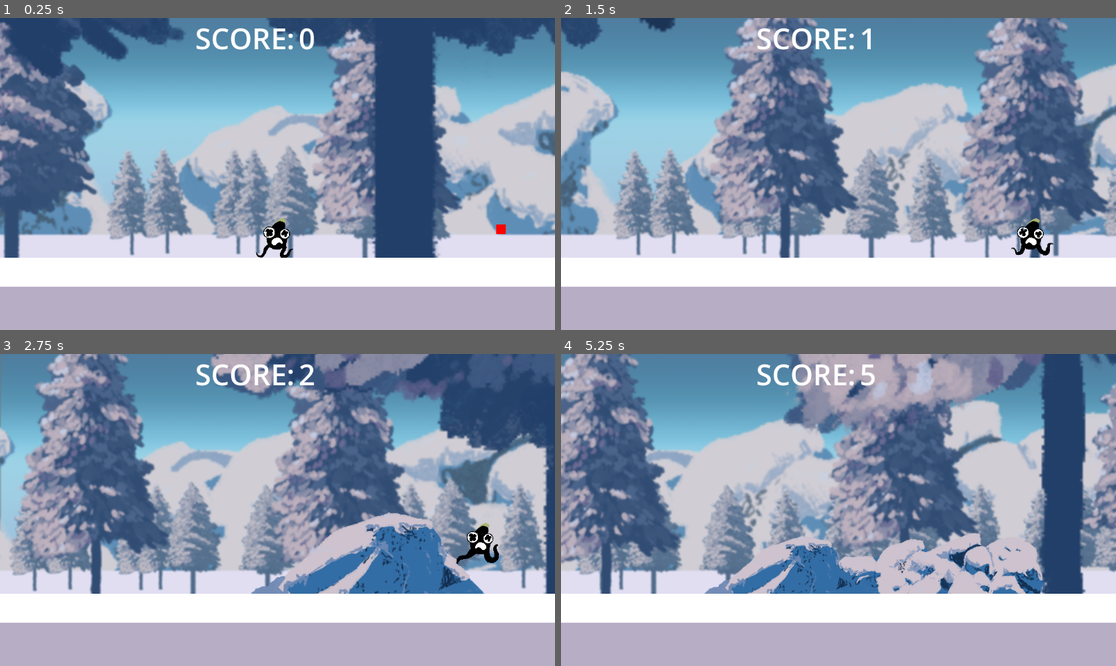
Above: before the commit, frames 1-4 (two rows, left to right).
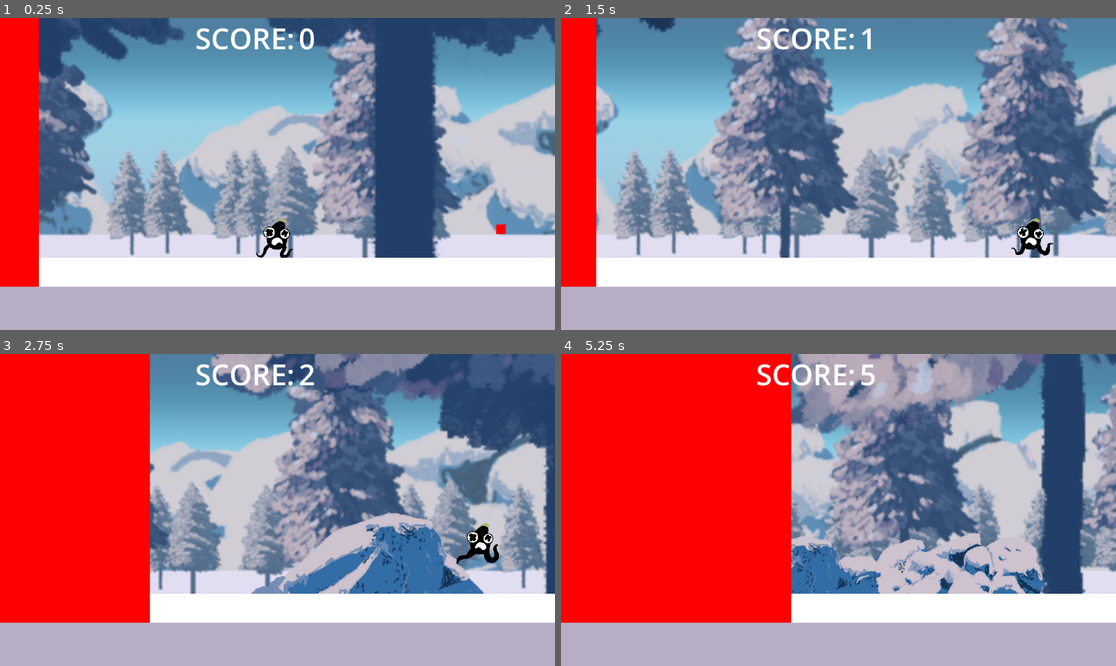
Above: after the commit, the same moments.

Repository: ThePressedGames/Hell-o-Borus
Game: Godot game, scene res://Scenes/PrototypeScenes/ProceduralGeneration/procedural_generation_test.tscn
The game is run twice, just before and just after one commit, with the same random seed, the same clock (stepped at 60 frames per second) and the same inputs.
Inputs:
- Up to frame 1 (0.25 s): no input
- Up to frame 2 (1.5 s): hold Right (move-right) from 0.53 s (still down); tap Space (jump) at 0.77 s
- Up to frame 3 (2.75 s): tap Space (jump) at 1.52 s; release Right (move-right) at 2.03 s; hold Left (move-left) from 2.03 s (still down)
- Up to frame 4 (5.25 s): release Left (move-left) at 2.78 s; hold Right (move-right) 2.78-4.28 s; tap Space (jump) at 3.02, 3.77, 4.52 s; hold Left (move-left) 4.28-5.03 s; hold Right (move-right) from 5.03 s (still down)

The runs differ from the first frame. In frame 1, 6.0% of the frame differs, in the area x 0-8%, y 0-87%; in frame 2, 5.5%; in frame 3, 23%; in frame 4, 36%, in the area x 0-42%, y 0-87%.

Commit message:
Added Spreading Spring that chases player

Diff:
--- a/Scenes/PrototypeScenes/ProceduralGeneration/procedural_generation_test.tscn
+++ b/Scenes/PrototypeScenes/ProceduralGeneration/procedural_generation_test.tscn
@@ -12,6 +12,7 @@
 [ext_resource type="PackedScene" uid="uid://bthddbnt0ftn" path="res://Scenes/PrototypeScenes/ProceduralGeneration/obstacle_rock3.tscn" id="8_thus1"]
 [ext_resource type="PackedScene" uid="uid://1drub48tew75" path="res://Scenes/PrototypeScenes/ProceduralGeneration/obstacle_rock4.tscn" id="9_6ukbf"]
 [ext_resource type="PackedScene" uid="uid://bkhwulrv82ib4" path="res://Scenes/PrototypeScenes/ProceduralGeneration/obstacle_rock5.tscn" id="10_kt37t"]
+[ext_resource type="PackedScene" uid="uid://c0cfwnwy52x8e" path="res://Scenes/PrototypeScenes/spreading_spring.tscn" id="13_ixlb5"]
 
 [sub_resource type="QuadMesh" id="QuadMesh_gxpgf"]
 size = Vector2(10000, 1000)
@@ -127,5 +128,9 @@
 [node name="LethalObstacle" parent="." instance=ExtResource("8_81sax")]
 position = Vector2(1304, 641)
 
+[node name="SpreadingSpring" parent="." instance=ExtResource("13_ixlb5")]
+position = Vector2(-72, 49)
+speed = 900
+
 [connection signal="hit" from="Player" to="." method="game_over"]
 [connection signal="timeout" from="ScoreTimer" to="." method="_on_score_timer_timeout"]
--- /dev/null
+++ b/Scenes/PrototypeScenes/spreading_spring.gd
@@ -0,0 +1,8 @@
+extends Area2D
+
+
+@export var speed:int = 400
+
+
+func _process(delta):
+	position.x = position.x + (delta * speed)
--- /dev/null
+++ b/Scenes/PrototypeScenes/spreading_spring.tscn
@@ -0,0 +1,22 @@
+[gd_scene load_steps=4 format=3 uid="uid://c0cfwnwy52x8e"]
+
+[ext_resource type="Script" path="res://Scenes/PrototypeScenes/spreading_spring.gd" id="1_a744y"]
+
+[sub_resource type="RectangleShape2D" id="RectangleShape2D_sov5u"]
+size = Vector2(3660, 2000)
+
+[sub_resource type="QuadMesh" id="QuadMesh_6wakv"]
+size = Vector2(300, 2000)
+
+[node name="SpreadingSpring" type="Area2D"]
+script = ExtResource("1_a744y")
+
+[node name="CollisionShape2D" type="CollisionShape2D" parent="."]
+position = Vector2(-1638, 41)
+shape = SubResource("RectangleShape2D_sov5u")
+
+[node name="MeshInstance2D" type="MeshInstance2D" parent="."]
+modulate = Color(1, 0, 0, 1)
+position = Vector2(-1638, 41)
+scale = Vector2(12.2, 1)
+mesh = SubResource("QuadMesh_6wakv")
